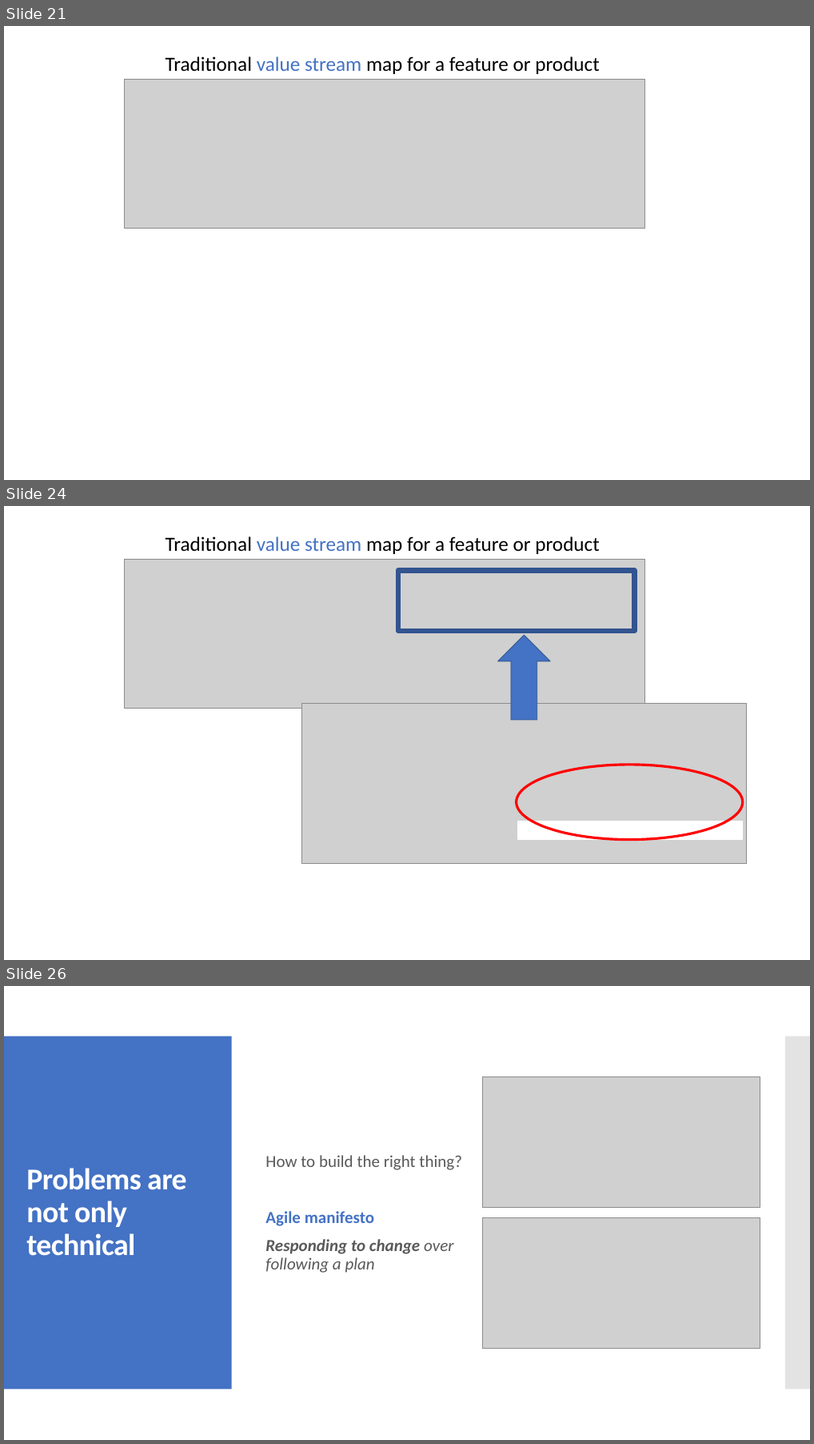
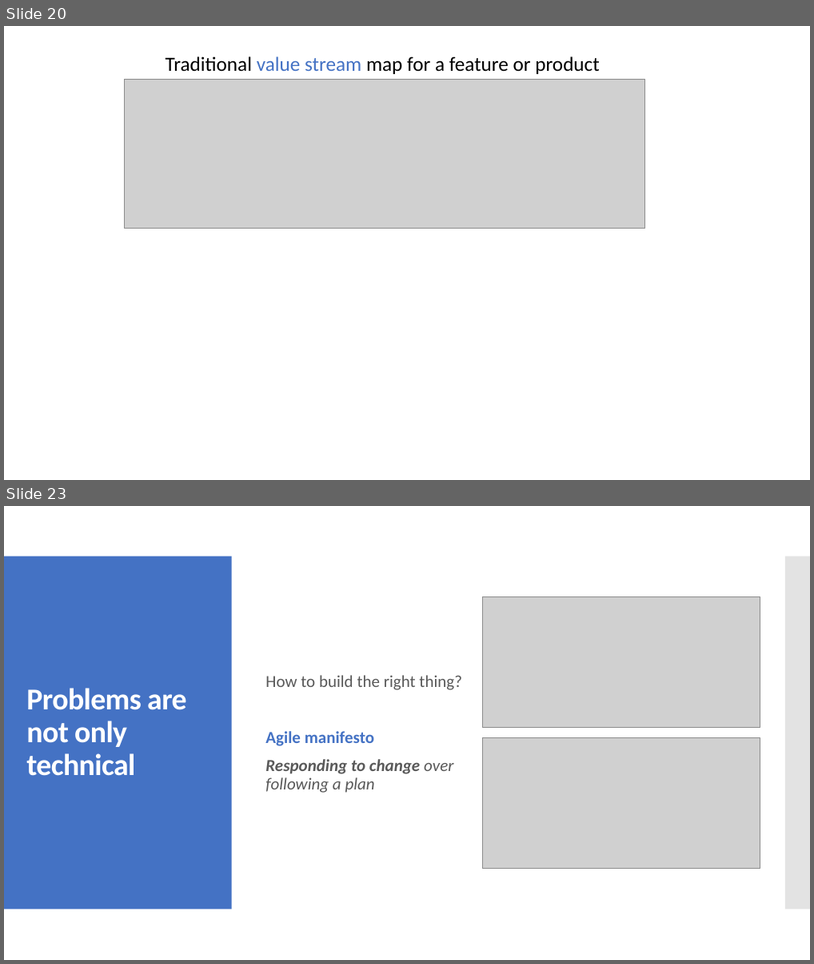
Before and after one commit to milodotnet/bootcamp, a slide deck: Bootcamp-ContinuousDelivery.pptx. Shown one above the other, each under a label of ours: slides 21, 24 and 26 before the commit, slides 20 and 23 after it; the slides between them are not shown. The pictures are 814x1444 and 814x964 pixels, drawn with LibreOffice and Linux fonts; fonts in the diff are those of the drawing; grey boxes stand for pictures. Boxes give left, top, right and bottom in pixels: in the first picture for what was removed or moved away, otherwise in the second. Text is boxed around its words. In the diff, an @@ line names an element or a change of style, - is before the commit and + after.

```diff
--- a/Bootcamp-ContinuousDelivery.pptx
+++ b/Bootcamp-ContinuousDelivery.pptx
@@ slide 24 removed at (4, 506, 810, 960), background #FFFFFF @@
@@ text removed at (166, 536, 599, 554) @@
-Traditional value stream map for a feature or product
@@ picture removed at (124, 559, 646, 708) @@
@@ rectangle removed at (398, 570, 635, 631) @@
@@ up arrow removed at (498, 635, 551, 720) @@
@@ picture removed at (302, 703, 747, 863) @@
@@ ellipse removed at (516, 764, 742, 840) @@
@@ rectangle removed at (518, 821, 743, 840) @@
@@ what was slide 21 is now slide 20 @@
@@ what was slide 26 is now slide 23 @@
```
Also in this commit, not shown: 2 slides changed, 2 other slides removed.
